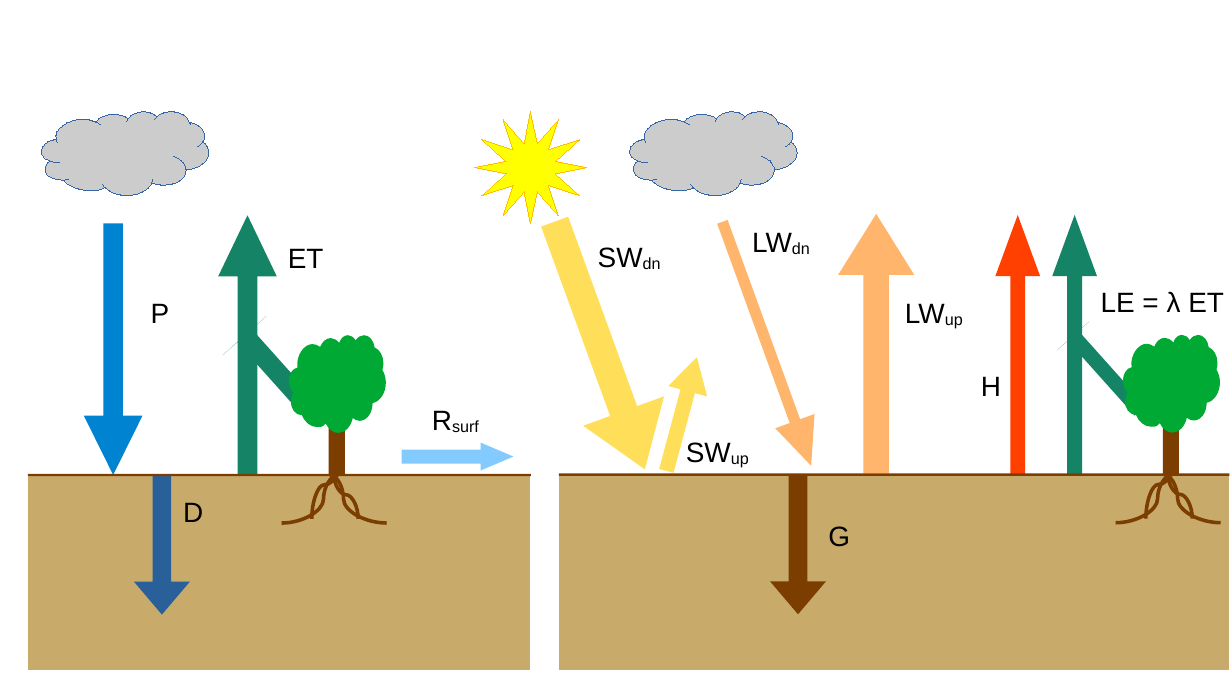
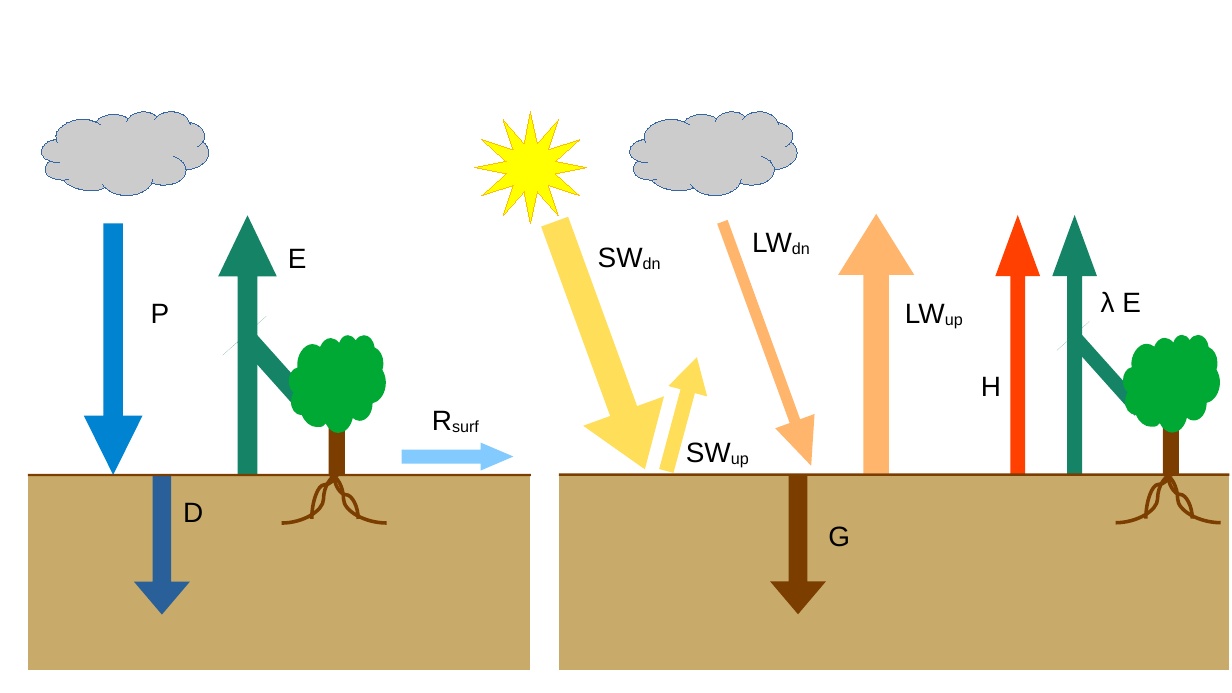
Before and after one commit to ptiengou/Manuscrit_LaTeX, a slide deck: slide 3 of figures.odp. Drawn at 1232x693 pixels with LibreOffice and Linux fonts; fonts in the diff are those of the drawing. Boxes give left, top, right and bottom in pixels: in the first picture for what was removed or moved away, otherwise in the second. Text is boxed around its words. In the diff, an @@ line names an element or a change of style, - is before the commit and + after.

```diff
--- a/figures.odp
+++ b/figures.odp
@@ text at bbox=[288, 248, 307, 268]: text changed @@
-ET
+E
@@ text at bbox=[1101, 291, 1141, 312]: text changed @@
-LE = λ ET
+λ E
```
Also in this commit, not shown: 1 slide added.
